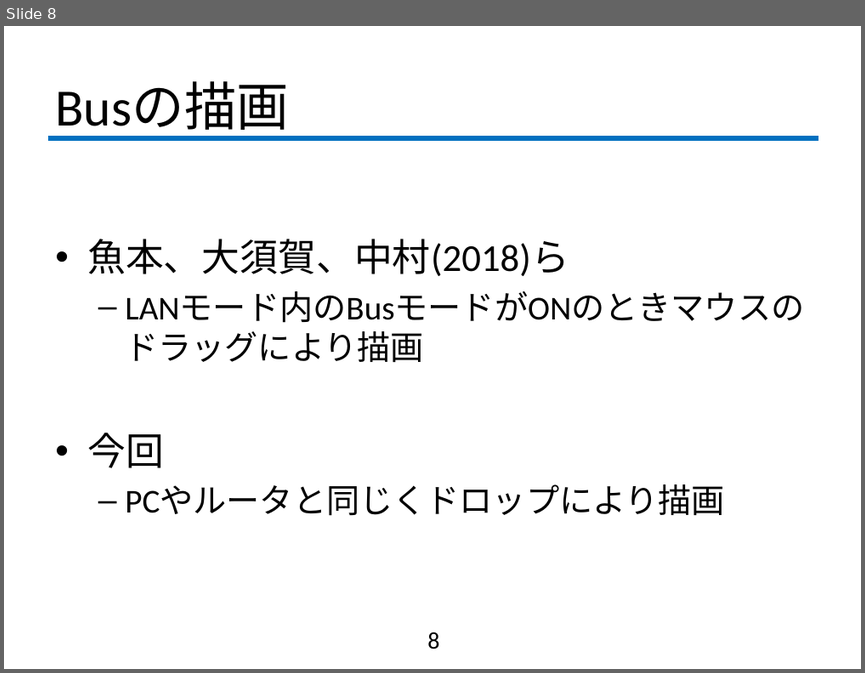
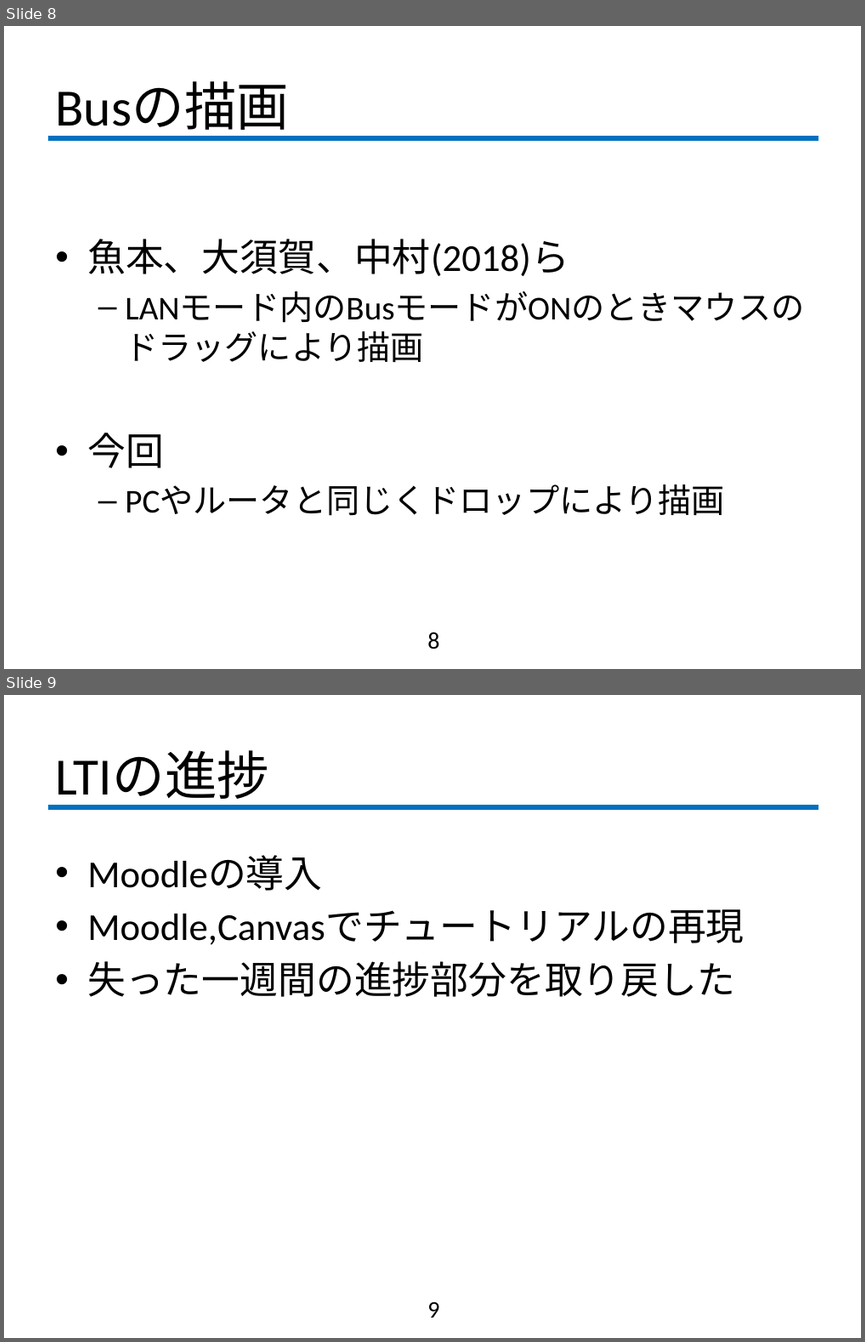
Before and after one commit to fujiLabo/fuji_simu, a slide deck: 1203(numa)進捗.pptx. Shown one above the other, each under a label of ours: slide 8 before the commit, slides 8 and 9 after it. The pictures are 865x673 and 865x1342 pixels, drawn with LibreOffice and Linux fonts; fonts in the diff are those of the drawing; background and template pictures are left out. Boxes give left, top, right and bottom in pixels: in the first picture for what was removed or moved away, otherwise in the second. Text is boxed around its words. In the diff, an @@ line names an element or a change of style, - is before the commit and + after.

```diff
--- a/1203(numa)進捗.pptx
+++ b/1203(numa)進捗.pptx
@@ slide 9 added at (4, 695, 861, 1338), background #FFFFFF; not listed: 1 template element that a slide beside it also shows @@
@@ title added at (55, 751, 269, 807), 44 pt, text #000000 @@
+LTIの進捗
@@ text added at (87, 856, 744, 997), 32 pt, text #000000 @@
+• Moodleの導入
+• Moodle,Canvasでチュートリアルの再現
+• 失った一週間の進捗部分を取り戻した
@@ page number added at (427, 1302, 439, 1317), 20 pt, text #000000 @@
+9
```
Also in this commit, not shown: 2 slides changed, 5 other slides added, 2 other files.
